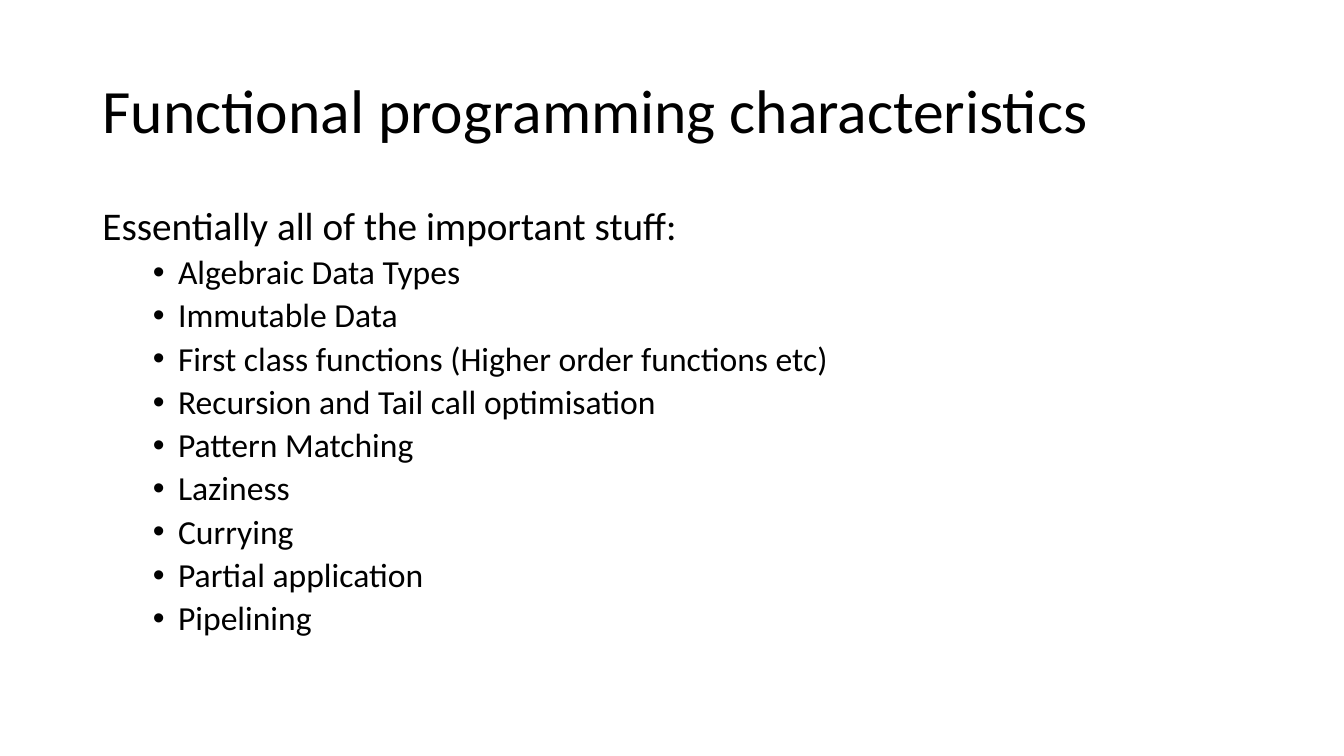
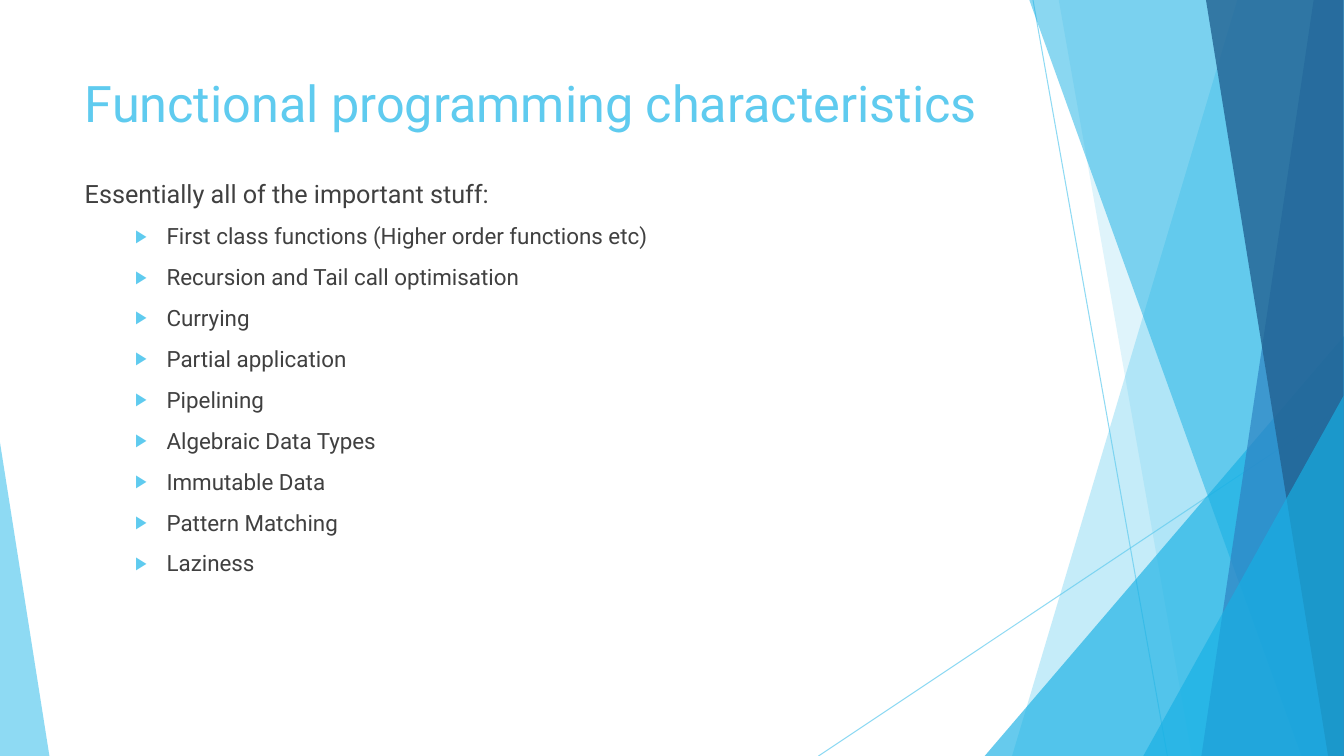
Before and after one commit to j1ebbinflow/FuncCourse, a slide deck: slide 18 of Topics/00 - Start the Func/Functional First Programming with F#.pptx (slide 17 before the commit). Drawn at 1344x756 pixels with LibreOffice and Linux fonts; fonts in the diff are those of the drawing. Boxes give left, top, right and bottom in pixels: in the first picture for what was removed or moved away, otherwise in the second. Text is boxed around its words. In the diff, an @@ line names an element or a change of style, - is before the commit and + after.

```diff
--- a/Topics/00 - Start the Func/Functional First Programming with F#.pptx
+++ b/Topics/00 - Start the Func/Functional First Programming with F#.pptx
@@ title "Functional programming characteristics": place and size @@
-title "Functional programming characteristics" at <box>102,90,1088,144</box>
+title "Functional programming characteristics" at <box>85,84,977,133</box>
@@ title "Functional programming characteristics" at <box>85,84,977,133</box>: size 44 to 36 pt, font Calibri to Roboto, text colour #000000 to #5FCBEF; line spacing 0.9 to 1; vertical alignment middle to top @@
@@ text "Essentially all of the important ...": place and size @@
-text "Essentially all of the important ..." at <box>102,212,828,636</box>
+text "Essentially all of the important ..." at <box>85,184,647,571</box>
@@ text at <box>85,184,647,413</box>: size 28 to 18 pt in "Essentially all of the important stuff:"; font Calibri to Roboto, text colour #000000 to #404040 in "Essentially all of the important stuff:", "First class functions (Higher order functions etc)", "Recursion and Tail call optimisation", "Currying" and 2 more places; size 24 to 16 pt in "First class functions (Higher order functions etc)", "Recursion and Tail call optimisation", "Currying", "Partial application" and 1 more places; line spacing 0.9 to 1; bullet • to ▶; more space between paragraphs @@
@@ text at <box>178,260,461,328</box>: paragraphs removed @@
-  • Algebraic Data Types
-  • Immutable Data
@@ group added at <box>0,0,1344,756</box>: 5 freeform shapes, 3 triangles, 2 lines @@
@@ text at <box>167,432,376,571</box>: paragraphs added @@
+  ▶ Algebraic Data Types
+  ▶ Immutable Data
+  ▶ Pattern Matching
+  ▶ Laziness
@@ text at <box>178,433,413,501</box>: paragraphs removed @@
-  • Pattern Matching
-  • Laziness
```
Also in this commit, not shown: 19 other slides changed, 13 slides added, 5 slides removed.
